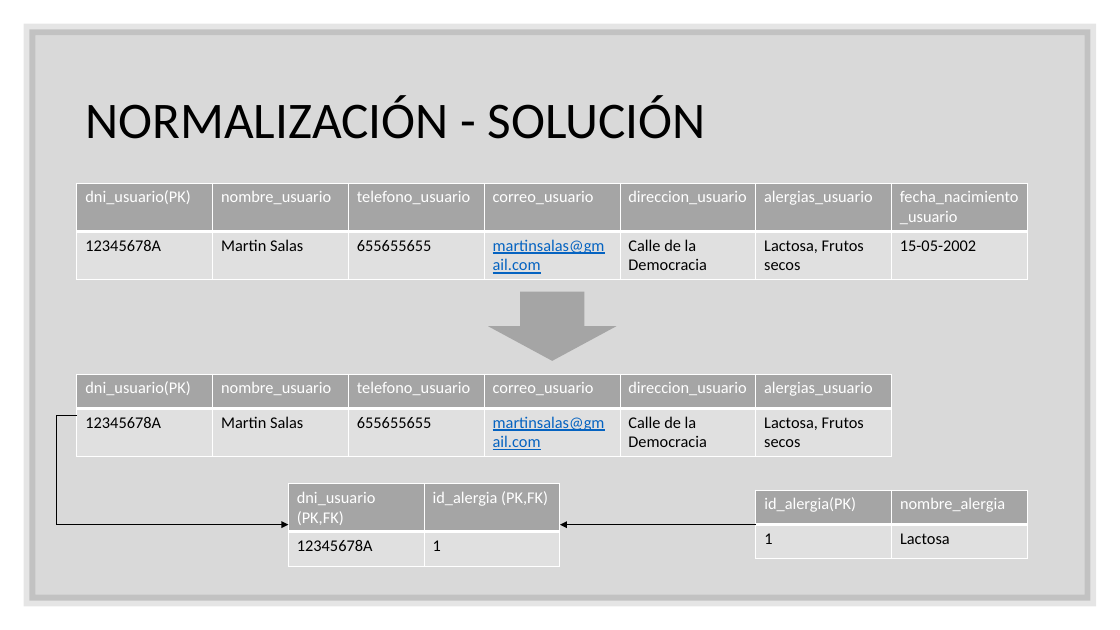
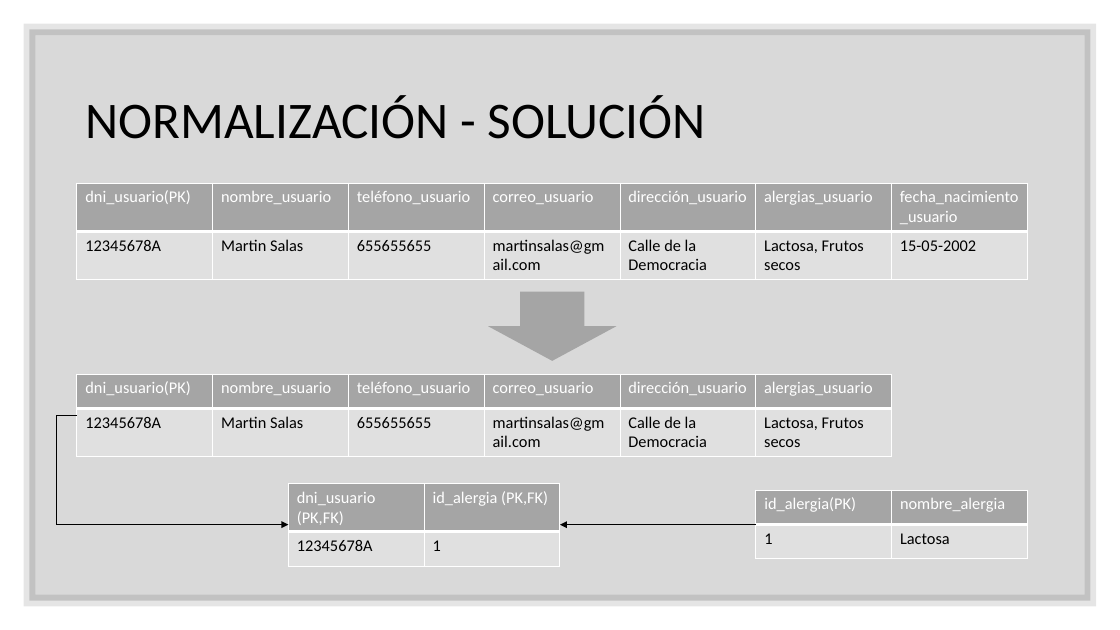
Before and after one commit to maraloeDev/Proyecto-de-Bases-de-Datos, a slide deck: slide 9 of Docs/Finales/Defensa proyecto intermodular.pptx (slide 8 before the commit). Drawn at 1120x630 pixels with LibreOffice and Linux fonts; fonts in the diff are those of the drawing. Boxes give left, top, right and bottom in pixels: in the first picture for what was removed or moved away, otherwise in the second. Text is boxed around its words. In the diff, an @@ line names an element or a change of style, - is before the commit and + after.

```diff
--- a/Docs/Finales/Defensa proyecto intermodular.pptx
+++ b/Docs/Finales/Defensa proyecto intermodular.pptx
@@ table at box(77, 183, 1030, 278) @@
-row 1, column 3: telefono_usuario
+row 1, column 3: teléfono_usuario
-row 1, column 5: direccion_usuario
+row 1, column 5: dirección_usuario
@@ text colour #0563C1 to #000000, underline off in "martinsalas@gmail.com" @@
@@ table at box(77, 374, 894, 455) @@
-row 1, column 3: telefono_usuario
+row 1, column 3: teléfono_usuario
-row 1, column 5: direccion_usuario
+row 1, column 5: dirección_usuario
@@ text colour #0563C1 to #000000, underline off in "martinsalas@gmail.com" @@
```
Also in this commit, not shown: 13 other slides changed, 1 slide added, 5 other files.
